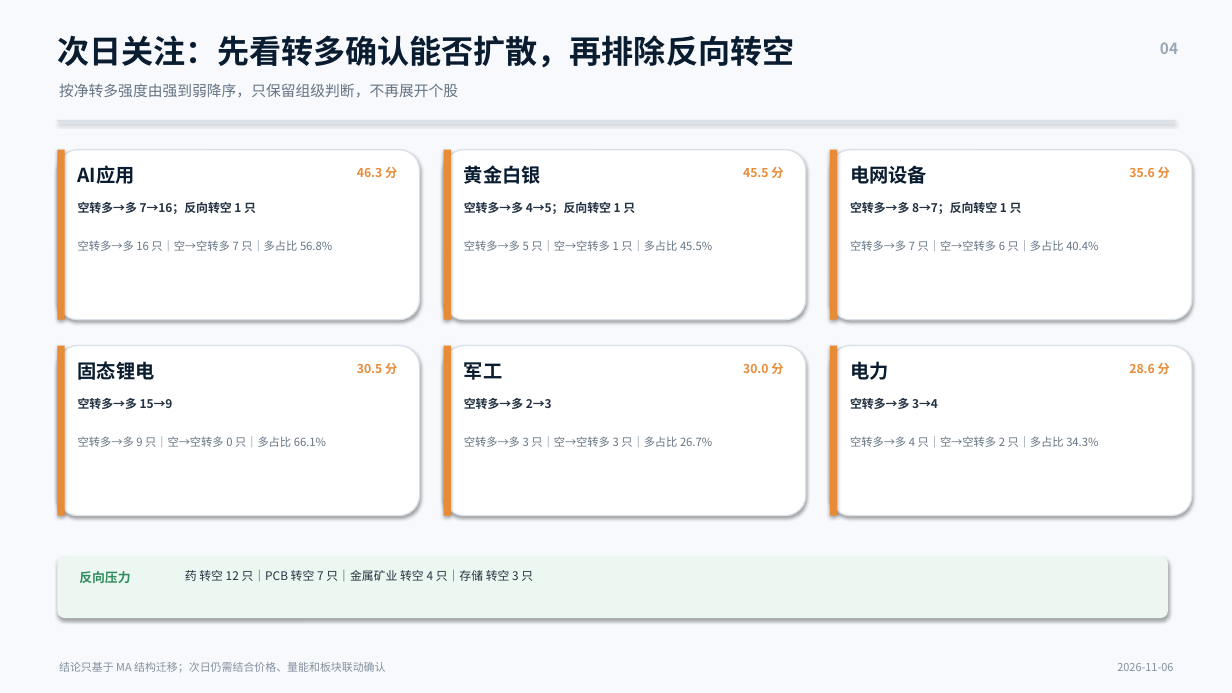
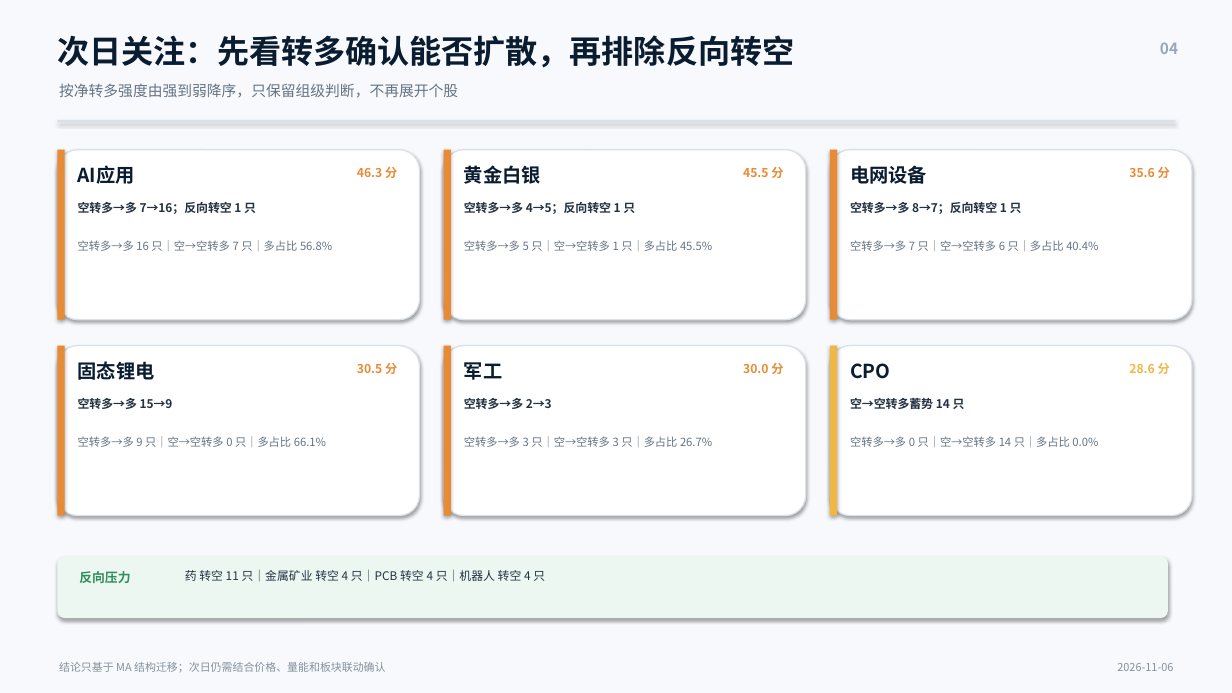
Before and after one commit to nancybhc/a-share-blast-lab, a slide deck: slide 4 of assets/多空阶段简报_2026-11-06.pptx. Drawn at 1232x693 pixels with LibreOffice and Linux fonts; fonts in the diff are those of the drawing. Boxes give left, top, right and bottom in pixels: in the first picture for what was removed or moved away, otherwise in the second. Text is boxed around its words. In the diff, an @@ line names an element or a change of style, - is before the commit and + after.

```diff
--- a/assets/多空阶段简报_2026-11-06.pptx
+++ b/assets/多空阶段简报_2026-11-06.pptx
@@ rectangle at (x1=830, y1=346, x2=837, y2=516): fill #E88B36 to #F0B744 @@
@@ text at (x1=850, y1=363, x2=890, y2=379): text changed @@
-电力
+CPO
@@ text "28.6 分" at (x1=1129, y1=363, x2=1170, y2=374): text colour #E88B36 to #F0B744 @@
@@ text at (x1=850, y1=398, x2=965, y2=409): text changed @@
-空转多→多 3→4
+空→空转多蓄势 14 只
@@ text at (x1=850, y1=436, x2=1098, y2=447): text changed @@
-空转多→多 4 只｜空→空转多 2 只｜多占比 34.3%
+空转多→多 0 只｜空→空转多 14 只｜多占比 0.0%
@@ text at (x1=185, y1=570, x2=545, y2=582): text changed @@
-药 转空 12 只｜PCB 转空 7 只｜金属矿业 转空 4 只｜存储 转空 3 只
+药 转空 11 只｜金属矿业 转空 4 只｜PCB 转空 4 只｜机器人 转空 4 只
```
Also in this commit, not shown: 2 other slides changed, 13 other files.
